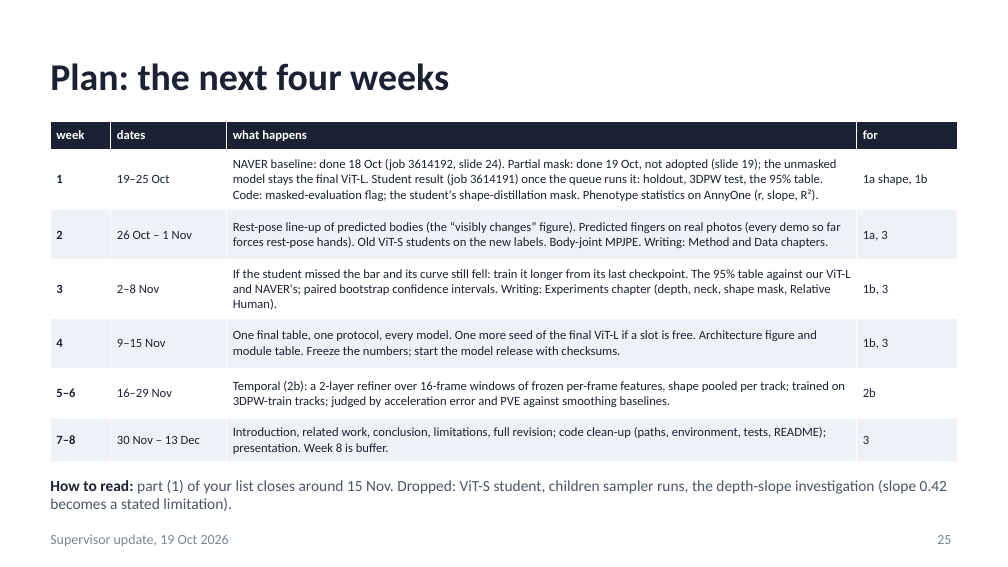
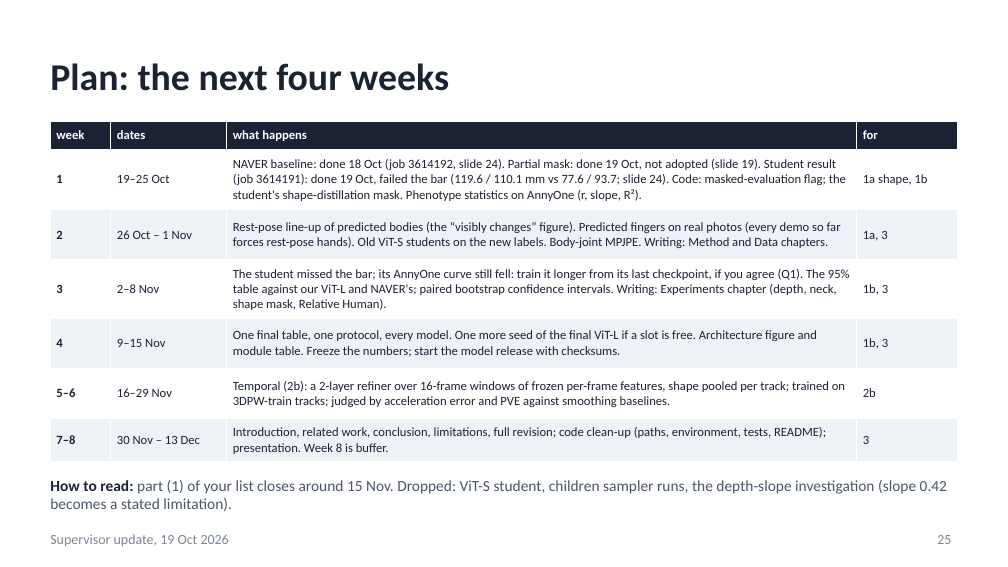
Before and after one commit to saadnajib/Multi-Person-Whole-Body-Human-Mesh-Recovery-in-a-Single-Shot-with-Annyone-dataset-and-3dpw-dataset, a slide deck: slide 25 of docs/supervisor_update_2026-10-19.pptx. Drawn at 1008x567 pixels with LibreOffice and Linux fonts; fonts in the diff are those of the drawing. Boxes give left, top, right and bottom in pixels: in the first picture for what was removed or moved away, otherwise in the second. Text is boxed around its words. In the diff, an @@ line names an element or a change of style, - is before the commit and + after.

```diff
--- a/docs/supervisor_update_2026-10-19.pptx
+++ b/docs/supervisor_update_2026-10-19.pptx
@@ table at [50, 121, 958, 458] @@
-row 2, column 3: NAVER baseline: done 18 Oct (job 3614192, slide 24). Partial mask: done 19 Oct, not adopted (slide 19); the unmasked model stays the final ViT-L. Student result (job 3614191) once the queue runs it: holdout, 3DPW test, the 95% table. Code: masked-evaluation flag; the student's shape-distillation mask. Phenotype statistics on AnnyOne (r, slope, R²).
+row 2, column 3: NAVER baseline: done 18 Oct (job 3614192, slide 24). Partial mask: done 19 Oct, not adopted (slide 19). Student result (job 3614191): done 19 Oct, failed the bar (119.6 / 110.1 mm vs 77.6 / 93.7; slide 24). Code: masked-evaluation flag; the student's shape-distillation mask. Phenotype statistics on AnnyOne (r, slope, R²).
-row 4, column 3: If the student missed the bar and its curve still fell: train it longer from its last checkpoint. The 95% table against our ViT-L and NAVER's; paired bootstrap confidence intervals. Writing: Experiments chapter (depth, neck, shape mask, Relative Human).
+row 4, column 3: The student missed the bar; its AnnyOne curve still fell: train it longer from its last checkpoint, if you agree (Q1). The 95% table against our ViT-L and NAVER's; paired bootstrap confidence intervals. Writing: Experiments chapter (depth, neck, shape mask, Relative Human).
```
Also in this commit, not shown: 6 other slides changed, 10 other files.
